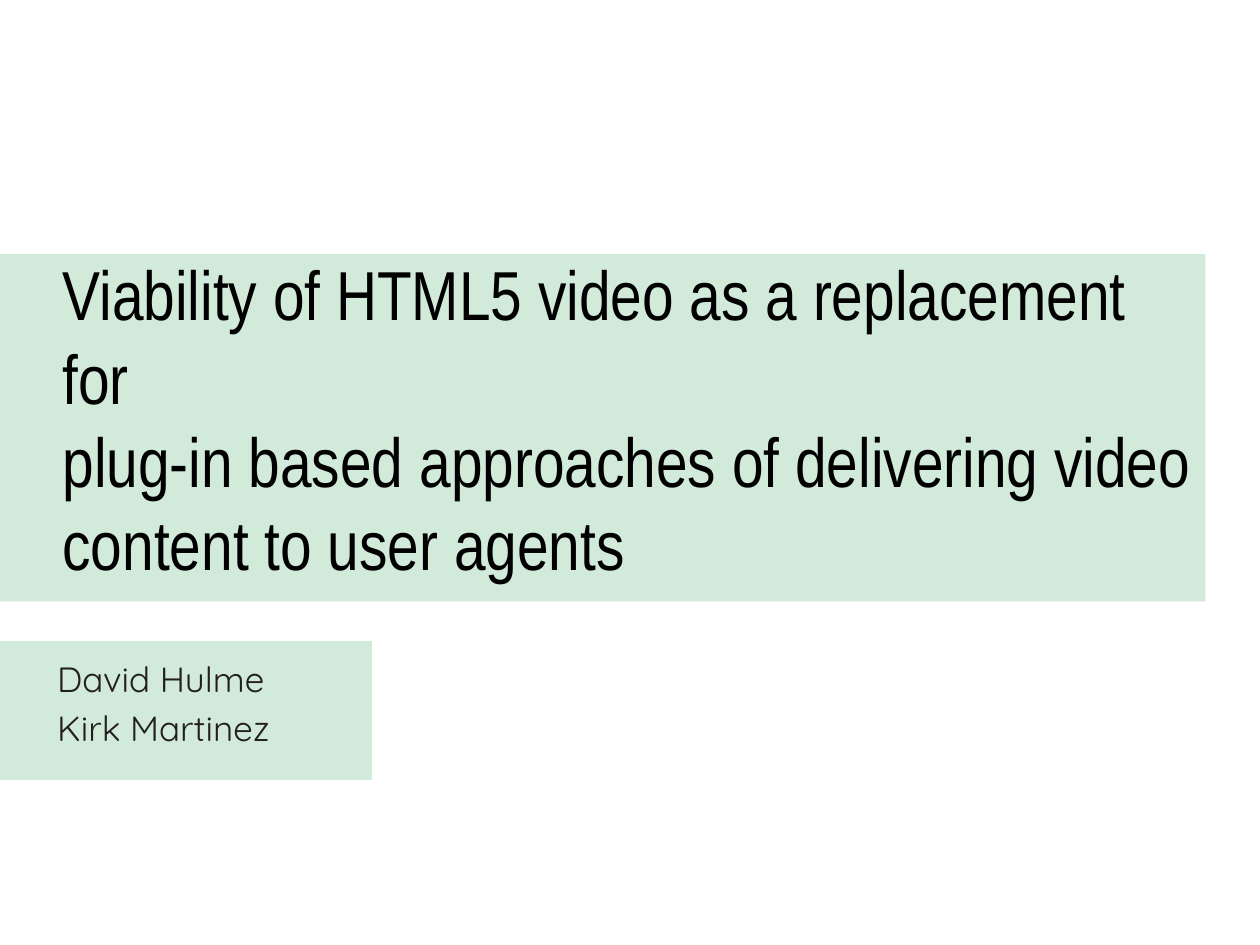
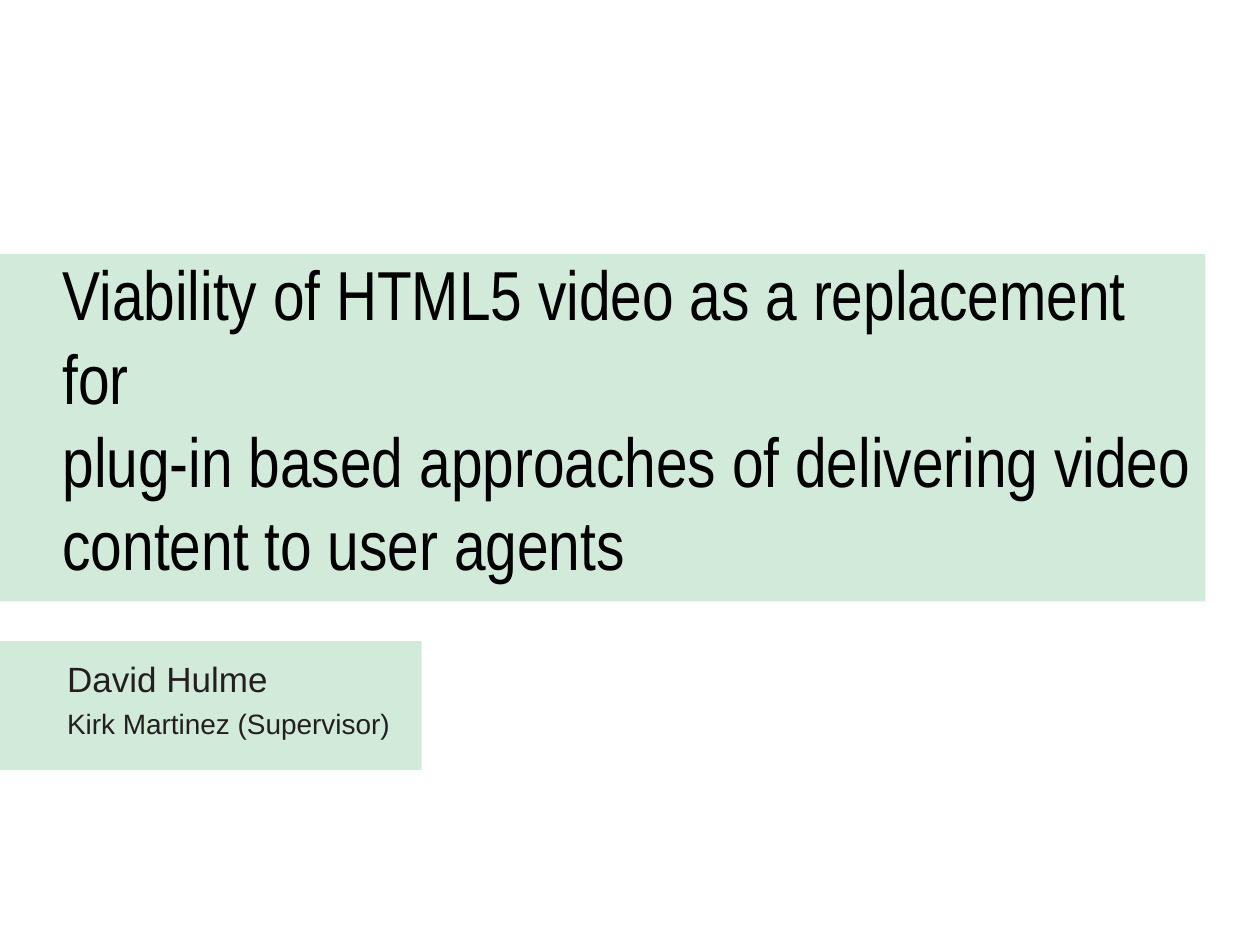
Before and after one commit to dhulme/irp, a slide deck: slide 1 of presentation/slides.pptx. Drawn at 1260x945 pixels with LibreOffice and Linux fonts; fonts in the diff are those of the drawing. Boxes give left, top, right and bottom in pixels: in the first picture for what was removed or moved away, otherwise in the second. Text is boxed around its words. In the diff, an @@ line names an element or a change of style, - is before the commit and + after.

```diff
--- a/presentation/slides.pptx
+++ b/presentation/slides.pptx
@@ rectangle: place and size @@
-rectangle at bbox=[0, 641, 372, 780]
+rectangle at bbox=[0, 641, 422, 770]
@@ subtitle "David Hulme": place and size @@
-subtitle "David Hulme" at bbox=[57, 666, 269, 742]
+subtitle "David Hulme" at bbox=[67, 666, 390, 739]
@@ subtitle at bbox=[67, 666, 267, 693]: font Quicksand to Arial in "David Hulme" @@
@@ subtitle at bbox=[67, 713, 390, 739]: text changed; size 20 to 16 pt; font Quicksand to Arial @@
-Kirk Martinez
+Kirk Martinez (Supervisor)
```
Also in this commit, not shown: 7 other slides changed, 1 other file.
